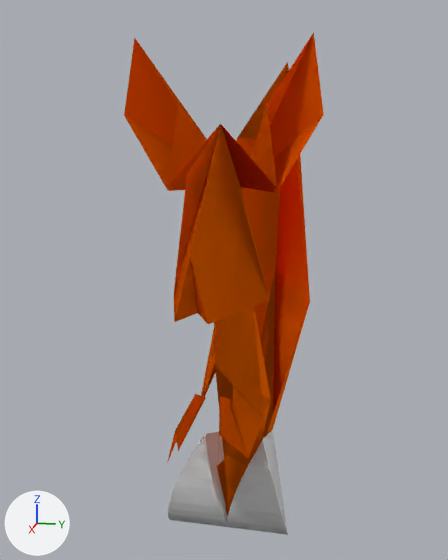
The Blender file Assets/Models/PlayerWeak.blend, before and after one commit.
Both versions are drawn from a camera (50 mm lens) standing at (8.26, 1.29, 4.98) and looking at (-0.43, -0.45, 2.81). Arrows for +X, +Y and +Z are at lower left; the lights stay in place.

Objects in the first picture: 'Schuh.L', 'Schuh.R', 'Squirrel'.
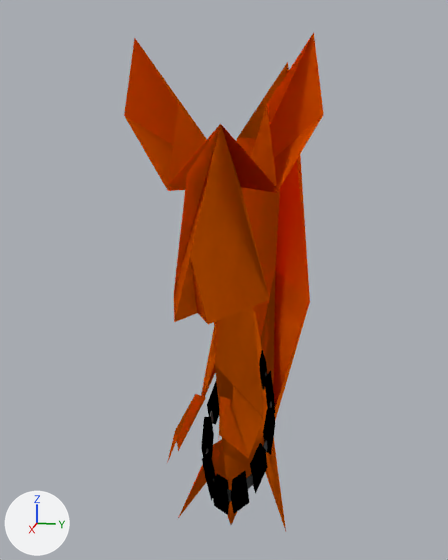
Commit message: PlayerWeak Jump mit Tauchgürtel fixed

Where the change shows, as pixel boxes (x1, y1, x2, y2) in the pictures (448 x 560 px):
'Schuh.R', hidden
    before: (168, 432, 228, 527)
'Schuh.L', hidden
    before: (227, 430, 288, 535)
'Tauchguertel', shown (black)
    after: (201, 350, 275, 515)

The edits, one by one:
Object 'Tauchguertel' (ob_tauchguertel) is now shown.
Object 'Schuh.R' (ob_schuh_r) is now hidden.
Object 'Schuh.L' (ob_schuh_l) is now hidden.
